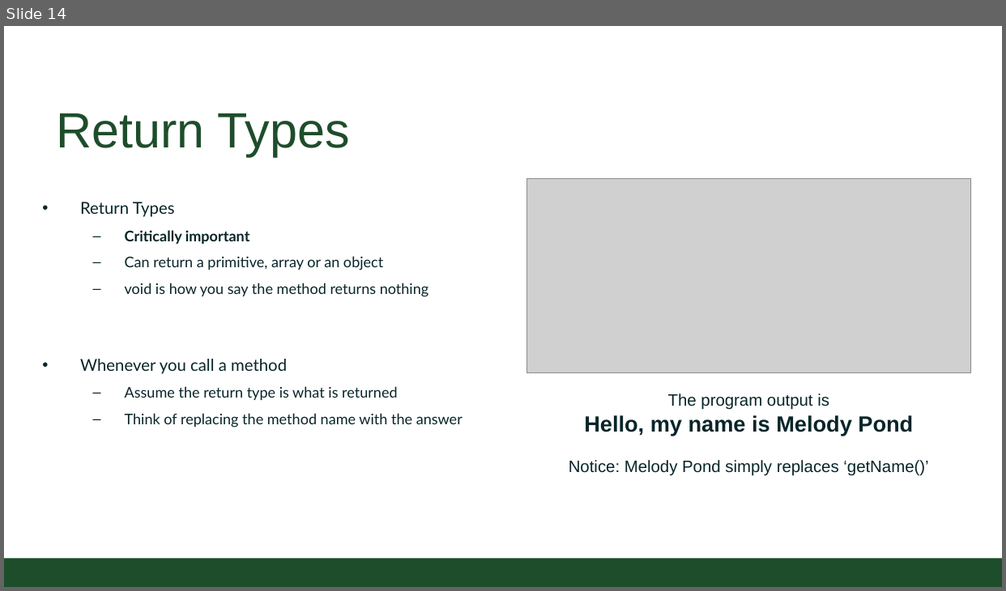
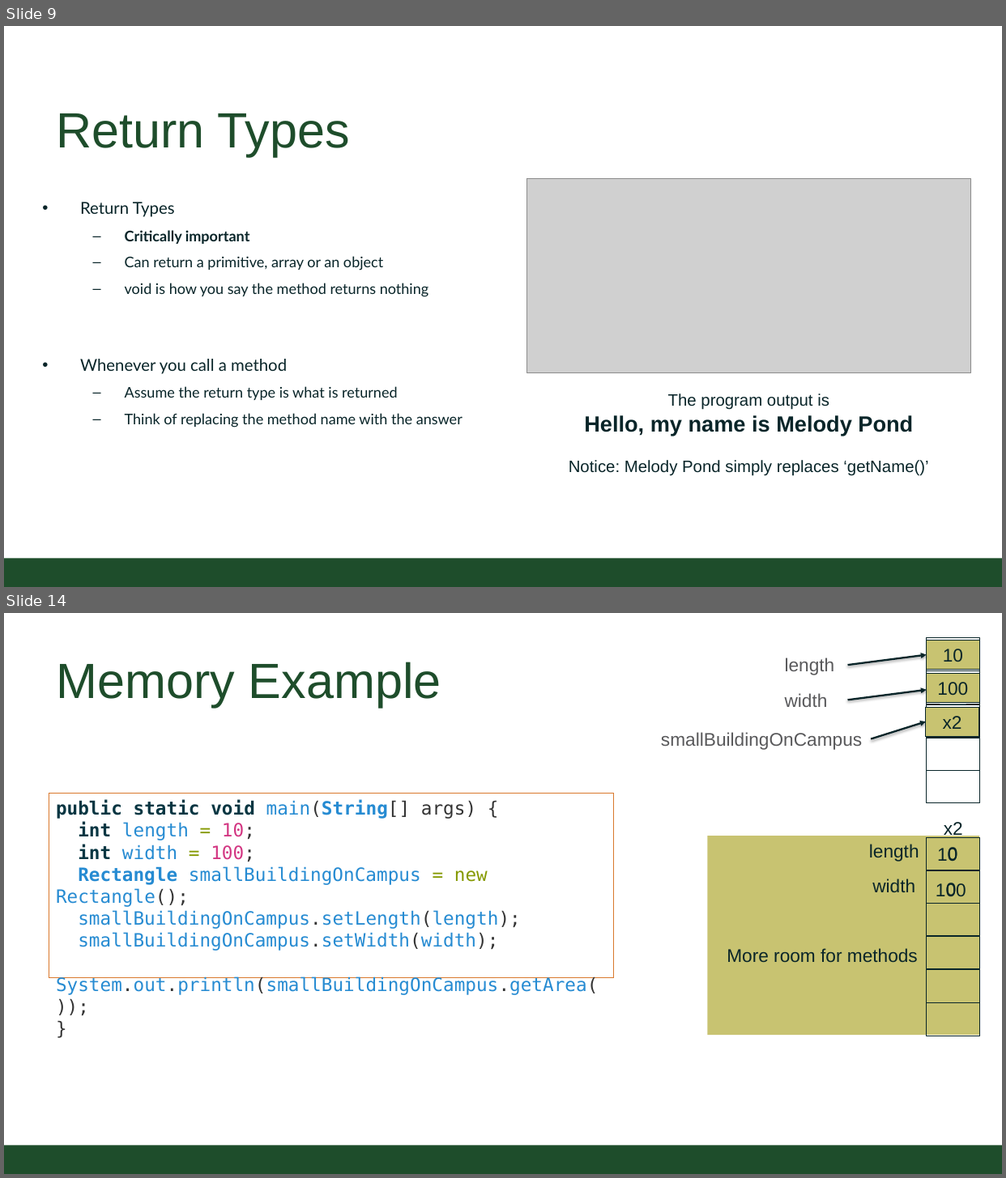
Before and after one commit to CSU-CompSci-CS163-4/Handouts, a slide deck: slides/On-Campus/02_02_ObjectsMethods.pptx. Shown one above the other, each under a label of ours: slide 14 before the commit, slides 9 and 14 after it; the slides between them are not shown. The pictures are 1006x591 and 1006x1178 pixels, drawn with LibreOffice and Linux fonts; fonts in the diff are those of the drawing; grey boxes stand for pictures; background and template pictures are left out. Boxes give left, top, right and bottom in pixels: in the first picture for what was removed or moved away, otherwise in the second. Text is boxed around its words. In the diff, an @@ line names an element or a change of style, - is before the commit and + after.

```diff
--- a/slides/On-Campus/02_02_ObjectsMethods.pptx
+++ b/slides/On-Campus/02_02_ObjectsMethods.pptx
@@ slide 14 added at (4, 613, 1002, 1174), background #FFFFFF; not listed: 1 template element that a slide beside it also shows @@
@@ text added at (785, 658, 835, 675), 20 pt, text #59595B @@
+length
@@ arrow added from (848, 665) to (927, 654), #092529 2 pt @@
@@ rectangle added at (927, 638, 979, 671), outline #092529 0.75 pt @@
@@ rectangle added at (927, 640, 979, 669), fill #C8C371, outline #092529 0.75 pt, 20 pt, text #092529 @@
+10
@@ title added at (56, 662, 441, 707), 54 pt, text #1E4D2B @@
+Memory Example
@@ rectangle added at (927, 671, 979, 704), outline #092529 0.75 pt @@
@@ rectangle added at (927, 674, 979, 703), fill #C8C371, outline #092529 0.75 pt, 20 pt, text #092529 @@
+100
@@ text added at (785, 693, 828, 707), 20 pt, text #59595B @@
+width
@@ arrow added from (848, 700) to (927, 690), #092529 2 pt @@
@@ rectangle added at (926, 708, 978, 736), fill #C8C371, outline #092529 0.75 pt, 20 pt, text #092529 @@
+x2
@@ rectangle added at (927, 705, 979, 737), outline #092529 0.75 pt @@
@@ text added at (661, 732, 862, 750), 20 pt, text #59595B @@
+smallBuildingOnCampus
@@ arrow added from (872, 739) to (926, 722), #092529 2 pt @@
@@ rectangle added at (927, 738, 979, 770), outline #092529 0.75 pt @@
@@ rectangle added at (927, 771, 979, 803), outline #092529 0.75 pt @@
@@ rectangle added at (49, 794, 614, 978), outline #D9782C 0.75 pt, 20 pt, text #268BD2 @@
+public static void main(String[] args) {
+int length = 10;
+int width = 100;
+Rectangle smallBuildingOnCampus = new Rectangle();
+smallBuildingOnCampus.setLength(length);
+smallBuildingOnCampus.setWidth(width);
+System.out.println(smallBuildingOnCampus.getArea());
+}
@@ text added at (944, 822, 963, 839), 20 pt, text #092529 @@
+x2
@@ rectangle added at (707, 836, 979, 1035), fill #C8C371 @@
@@ text added at (869, 844, 919, 862), 20 pt, text #092529 @@
+length
@@ rectangle added at (927, 837, 979, 870), outline #092529 0.75 pt @@
@@ text added at (937, 847, 957, 861), 20 pt, text #092529 @@
+10
@@ text added at (941, 840, 965, 869), 20 pt, text #092529 @@
+0
@@ text added at (872, 879, 915, 892), 20 pt, text #092529 @@
+width
@@ rectangle added at (927, 871, 979, 903), outline #092529 0.75 pt @@
@@ text added at (940, 875, 963, 904), 20 pt, text #092529 @@
+0
@@ rectangle added at (927, 903, 979, 935), outline #092529 0.75 pt @@
@@ text added at (936, 883, 966, 897), 20 pt, text #092529 @@
+100
@@ text added at (727, 948, 918, 962), 20 pt, text #092529 @@
+More room for methods
@@ rectangle added at (927, 937, 979, 969), outline #092529 0.75 pt @@
@@ rectangle added at (927, 970, 979, 1003), outline #092529 0.75 pt @@
@@ rectangle added at (927, 1003, 979, 1036), outline #092529 0.75 pt @@
@@ what was slide 14 is now slide 9 @@
```
Also in this commit, not shown: 11 slides changed, 13 other slides added, 2 slides removed, 4 other files.
